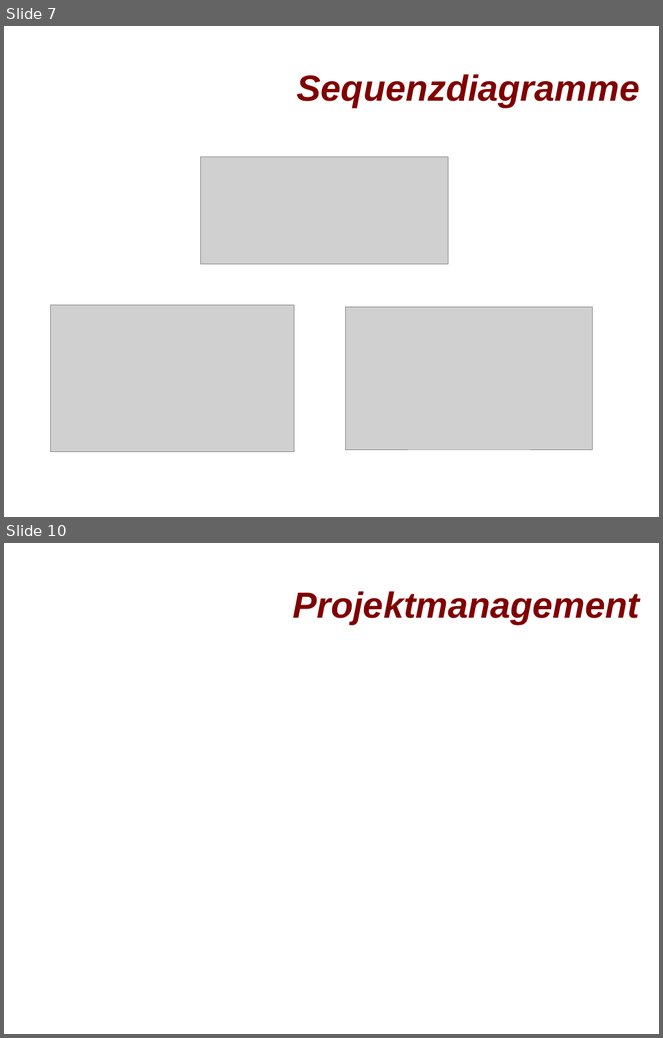
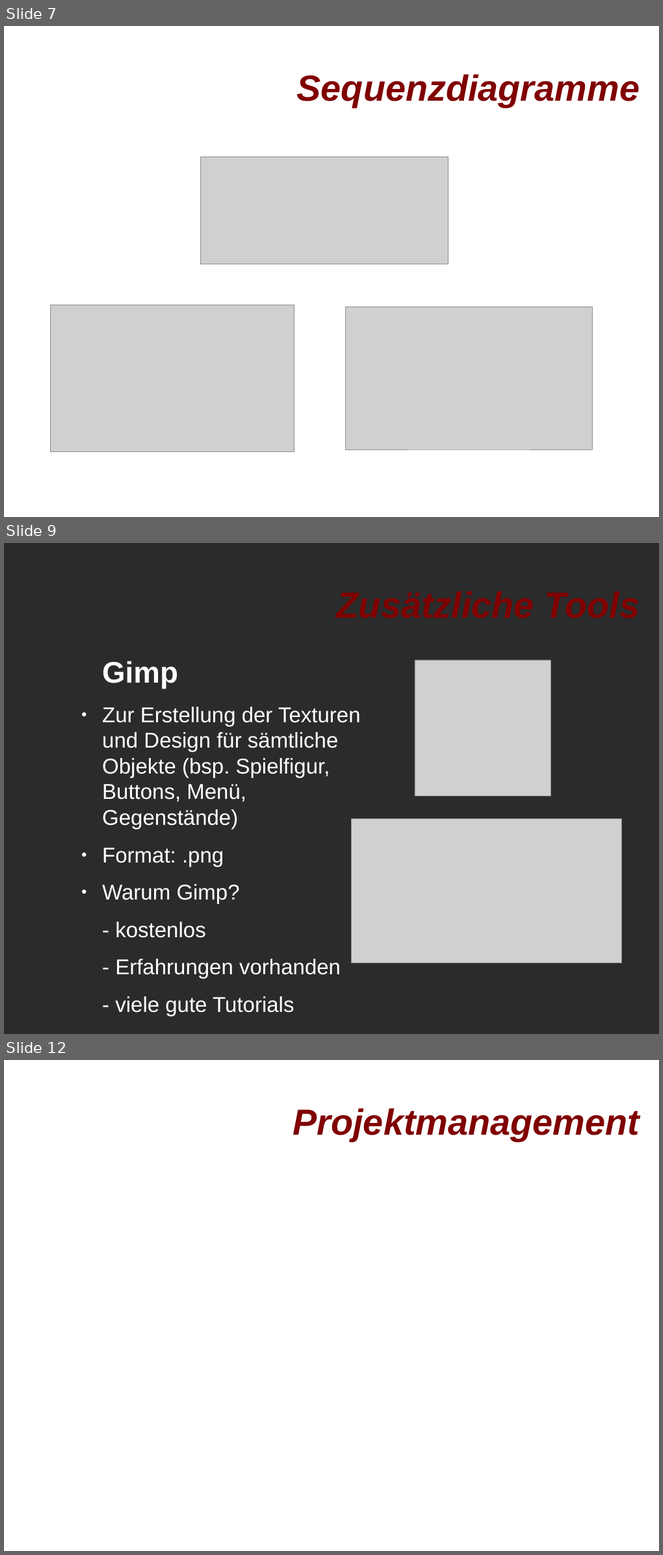
Before and after one commit to oOWenderOo/3DGameProject, a slide deck: TechnicalDesignDocument/Präsentation - TDD.odp. Shown one above the other, each under a label of ours: slides 7 and 10 before the commit, slides 7, 9 and 12 after it; the slides between them are not shown. The pictures are 663x1038 and 663x1555 pixels, drawn with LibreOffice and Linux fonts; fonts in the diff are those of the drawing; grey boxes stand for pictures; background and template pictures are left out; a plain dark background stands for a picture behind light text. Boxes give left, top, right and bottom in pixels: in the first picture for what was removed or moved away, otherwise in the second. Text is boxed around its words. In the diff, an @@ line names an element or a change of style, - is before the commit and + after.

```diff
--- a/TechnicalDesignDocument/Präsentation - TDD.odp
+++ b/TechnicalDesignDocument/Präsentation - TDD.odp
@@ slide 9 added at (4,543,659,1034), background picture (left out) @@
@@ title added at (241,563,641,644), 44 pt, text #800000, bold, italic @@
+Zusätzliche Tools
@@ text added at (102,661,361,1017), 26 pt, text #FFFFFF @@
+Gimp
+● Zur Erstellung der Texturen
+  und Design für sämtliche
+  Objekte (bsp. Spielfigur,
+  Buttons, Menü,
+  Gegenstände)
+● Format: .png
+● Warum Gimp?
+- kostenlos
+- Erfahrungen vorhanden
+- viele gute Tutorials
@@ picture added at (415,660,551,797) @@
@@ picture added at (351,819,622,964) @@
@@ what was slide 10 is now slide 12 @@
```
Also in this commit, not shown: 2 slides changed, 3 other slides added, 2 slides removed.
